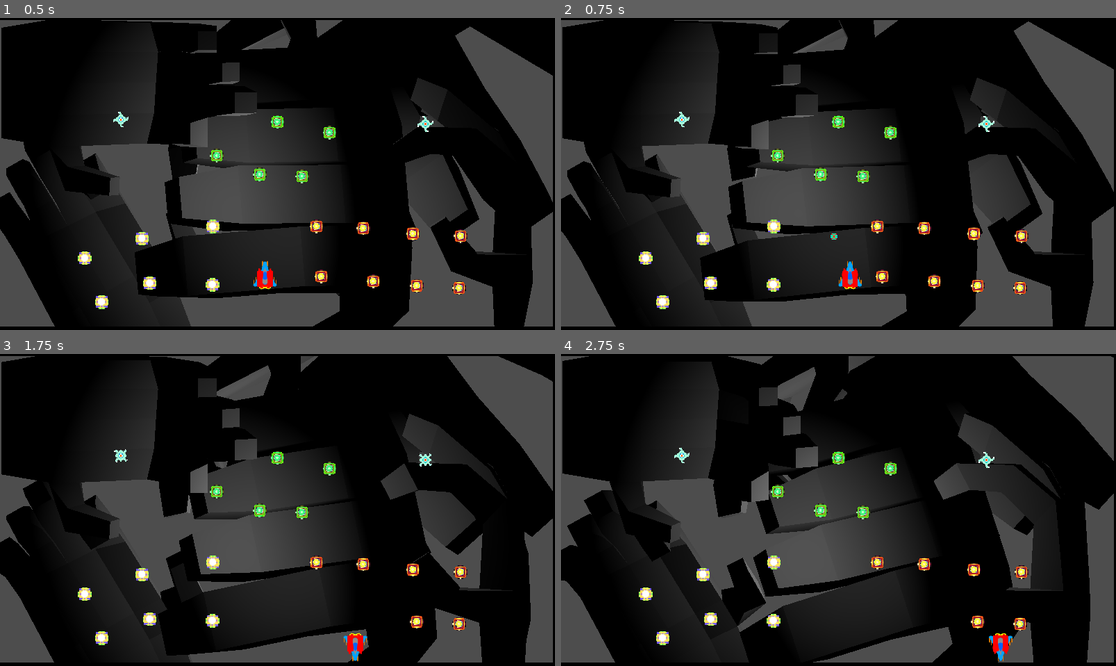
Above: before the commit, frames 1-4 (two rows, left to right).
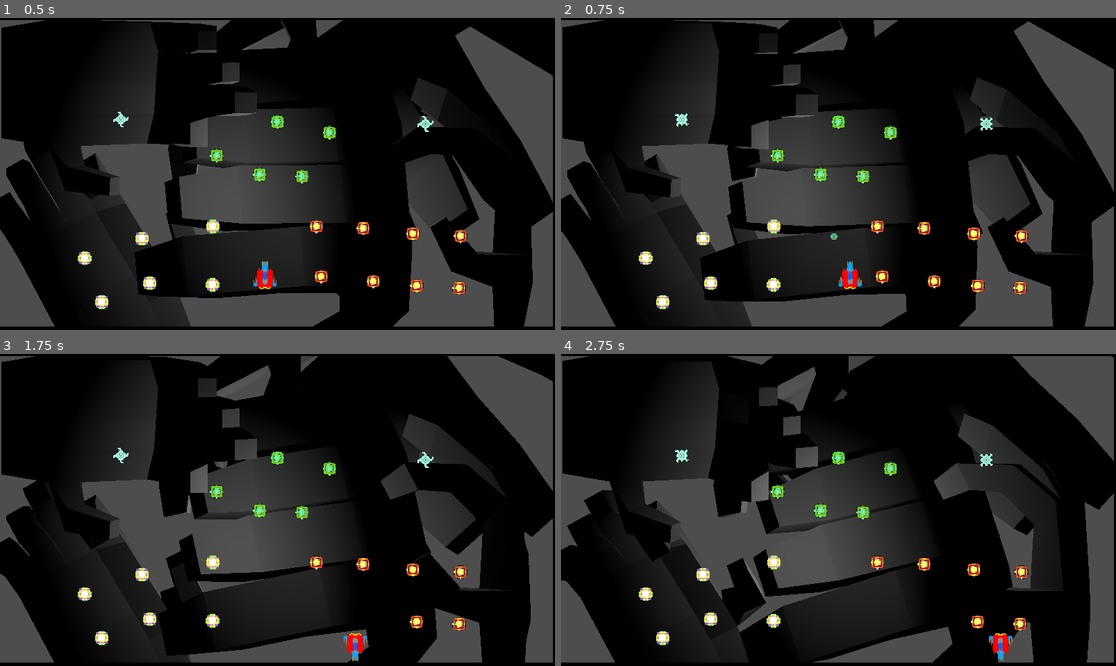
Above: after the commit, the same moments.

Repository: gamkedo-la/AttackStackCharlie
Game: Godot game, scene res://Levels/MainPlay.tscn
Two runs of this game, one before a commit and one after it. Both use one fixed random seed, a clock stepped at 60 frames per second and the inputs below.
Inputs:
- Up to frame 1 (0.5 s): no input
- Up to frame 2 (0.75 s): hold D (move right) from 0.53 s (still down); hold Space (shoot) from 0.53 s (still down)
- Up to frame 3 (1.75 s): release D (move right) at 1.28 s; release Space (shoot) at 1.28 s; hold S (move down) from 1.28 s (still down); tap Space (shoot) at 1.35 s
- Up to frame 4 (2.75 s): release S (move down) at 2.03 s; hold D (move right) from 2.03 s (still down); hold Space (shoot) from 2.03 s (still down)

Frame 1 is identical in both runs. In frame 2, less than 0.1% of the frame differs, in the area x 20-79%, y 30-37%; in frame 3, less than 0.1%; in frame 4, less than 0.1%.

Commit message:
Removed unused code

Diff:
--- a/Enemies/EvilSpikes.tscn
+++ b/Enemies/EvilSpikes.tscn
@@ -36,7 +36,7 @@
 sprite_frames = SubResource("SpriteFrames_wk7pd")
 animation = &"spin"
 autoplay = "spin"
-frame_progress = 0.251356
+frame_progress = 0.218369
 
 [node name="CollisionShape2D" type="CollisionShape2D" parent="."]
 shape = SubResource("CircleShape2D_cio05")
--- a/Player/player.gd
+++ b/Player/player.gd
@@ -111,12 +111,6 @@
 	else:
 		pass
 
-
-func _on_enemy_detector_body_entered(body):
-	print("Enemy Detected, current player health: ", PlayerVars.player_health)
-	_damage_player()
-
-
 func _on_enemy_detector_area_entered(area):
 	print("Enemy Detected, current player health: ", PlayerVars.player_health)
 	_damage_player()
